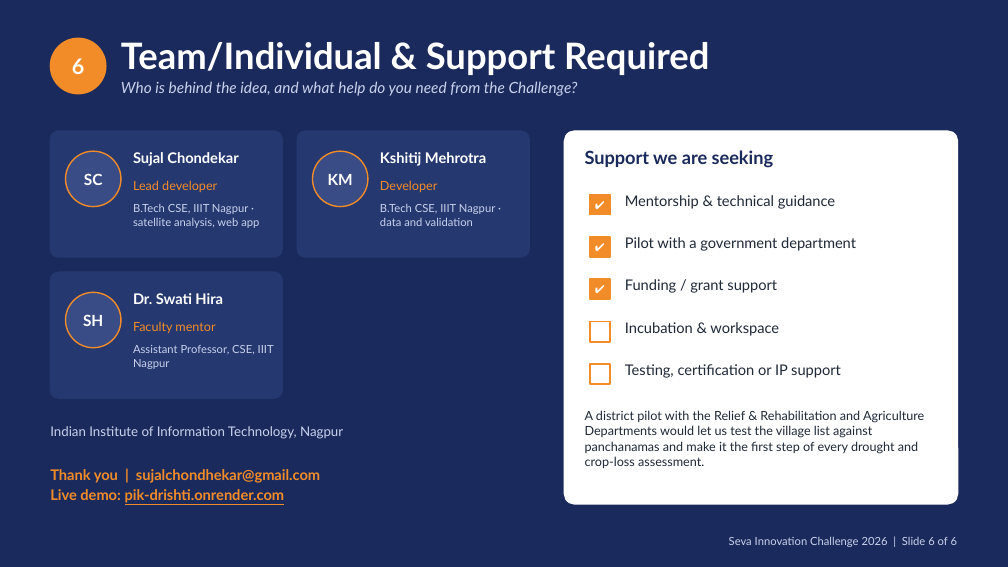
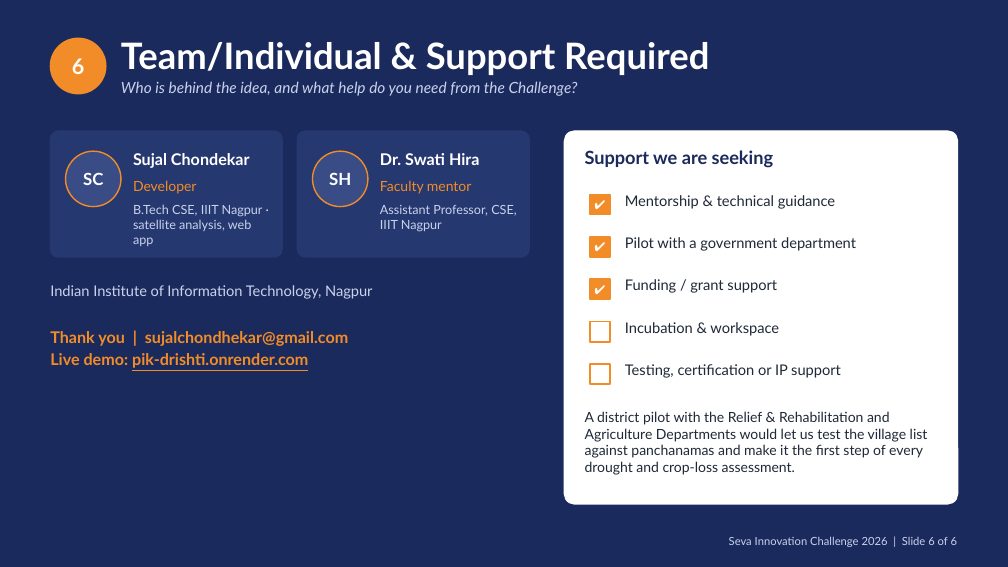
Before and after one commit to sujalappa/pik-drishti, a slide deck: slide 6 of presentation/Pik-drishti_AI_Seva_2026.pptx. Drawn at 1008x567 pixels with LibreOffice and Linux fonts; fonts in the diff are those of the drawing. Boxes give left, top, right and bottom in pixels: in the first picture for what was removed or moved away, otherwise in the second. Text is boxed around its words. In the diff, an @@ line names an element or a change of style, - is before the commit and + after.

```diff
--- a/presentation/Pik-drishti_AI_Seva_2026.pptx
+++ b/presentation/Pik-drishti_AI_Seva_2026.pptx
@@ text "Sujal Chondekar" at [133,153,250,168]: size 10.5 to 11.5 pt @@
@@ text at [329,172,351,185]: text changed; size 11 to 12 pt @@
-KM
+SH
@@ text at [380,153,479,165]: text changed; size 10.5 to 11.5 pt @@
-Kshitij Mehrotra
+Dr. Swati Hira
@@ text "B.Tech CSE, IIIT Nagpur · ..." at [133,205,263,246]: size 8 to 9 pt @@
@@ text at [133,180,197,194]: text changed; size 9 to 10 pt @@
-Lead developer
+Developer
@@ text at [380,205,516,232]: text changed; size 8 to 9 pt @@
-B.Tech CSE, IIIT Nagpur · data and validation
+Assistant Professor, CSE, IIIT Nagpur
@@ text at [380,180,471,194]: text changed; size 9 to 10 pt @@
-Developer
+Faculty mentor
@@ text "Indian Institute of Information Technology, ...": place and size @@
-text "Indian Institute of Information Technology, ..." at [50,426,343,439]
+text "Indian Institute of Information Technology, ..." at [50,285,372,299]
@@ text "Indian Institute of Information Technology, ..." at [50,285,372,299]: size 9.5 to 10.5 pt @@
@@ rounded rectangle removed at [50,272,282,398] @@
@@ ellipse removed at [66,292,121,348] @@
@@ text removed at [133,293,223,304] @@
-Dr. Swati Hira
@@ text "Thank you | sujalchondhekar@gmail.com" at [50,331,348,368]: size 10.5 to 11.5 pt @@
@@ text "Thank you | sujalchondhekar@gmail.com": place and size @@
-text "Thank you | sujalchondhekar@gmail.com" at [50,469,320,503]
+text "Thank you | sujalchondhekar@gmail.com" at [50,331,348,368]
@@ text removed at [83,314,103,326] @@
-SH
@@ text removed at [133,322,215,333] @@
-Faculty mentor
@@ text removed at [133,345,274,369] @@
-Assistant Professor, CSE, IIIT Nagpur
@@ text "A district pilot with the ..." at [585,411,928,475]: size 9 to 10 pt @@
```
Also in this commit, not shown: 5 other slides changed, 3 other files.
